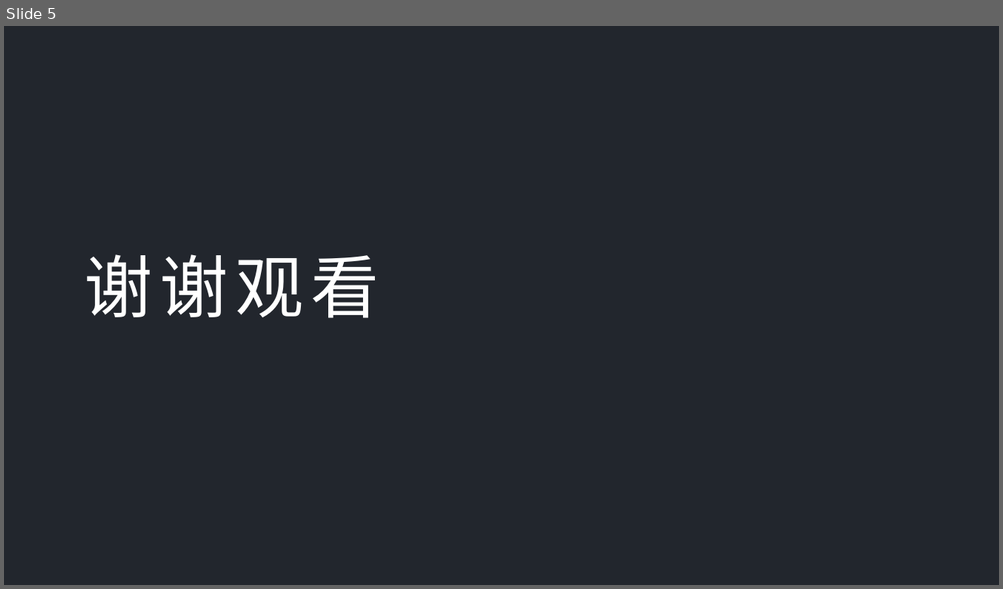
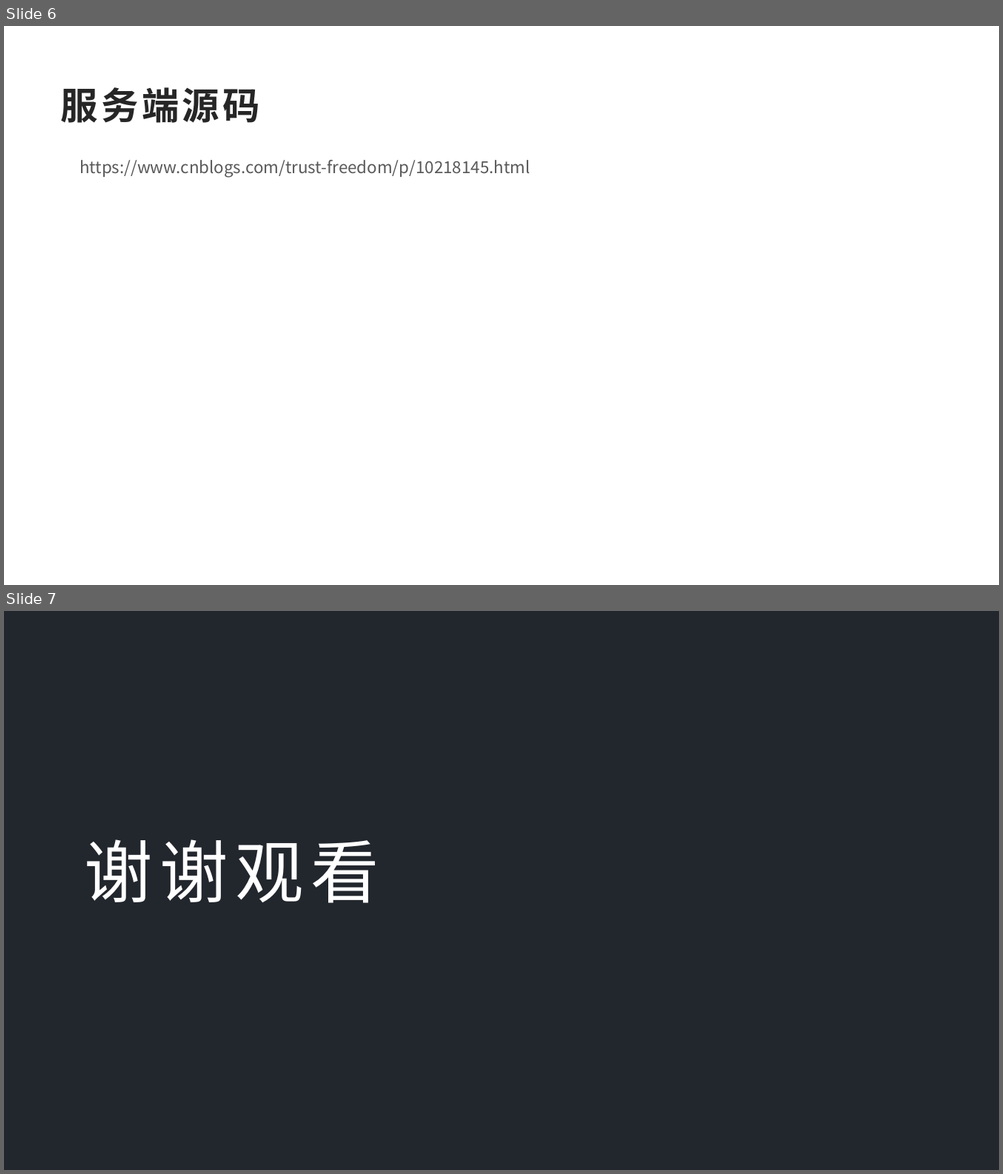
Before and after one commit to dylan7168/springcloud, a slide deck: document/SpringCloud融会贯通/01-Eureka原理解析.pptx. Shown one above the other, each under a label of ours: slide 5 before the commit, slides 6 and 7 after it. The pictures are 1003x589 and 1003x1174 pixels, drawn with LibreOffice and Linux fonts; fonts in the diff are those of the drawing; background and template pictures are left out. Boxes give left, top, right and bottom in pixels: in the first picture for what was removed or moved away, otherwise in the second. Text is boxed around its words. In the diff, an @@ line names an element or a change of style, - is before the commit and + after.

```diff
--- a/document/SpringCloud融会贯通/01-Eureka原理解析.pptx
+++ b/document/SpringCloud融会贯通/01-Eureka原理解析.pptx
@@ slide 6 added at [4,26,999,585], background #FFFFFF @@
@@ text added at [61,87,260,123], 36 pt, text #262626, bold @@
+服务端源码
@@ text added at [79,160,529,178], 16 pt, text #595959 @@
+https://www.cnblogs.com/trust-freedom/p/10218145.html
@@ what was slide 5 is now slide 7 @@
```
Also in this commit, not shown: 1 slide changed, 1 other slide added.
